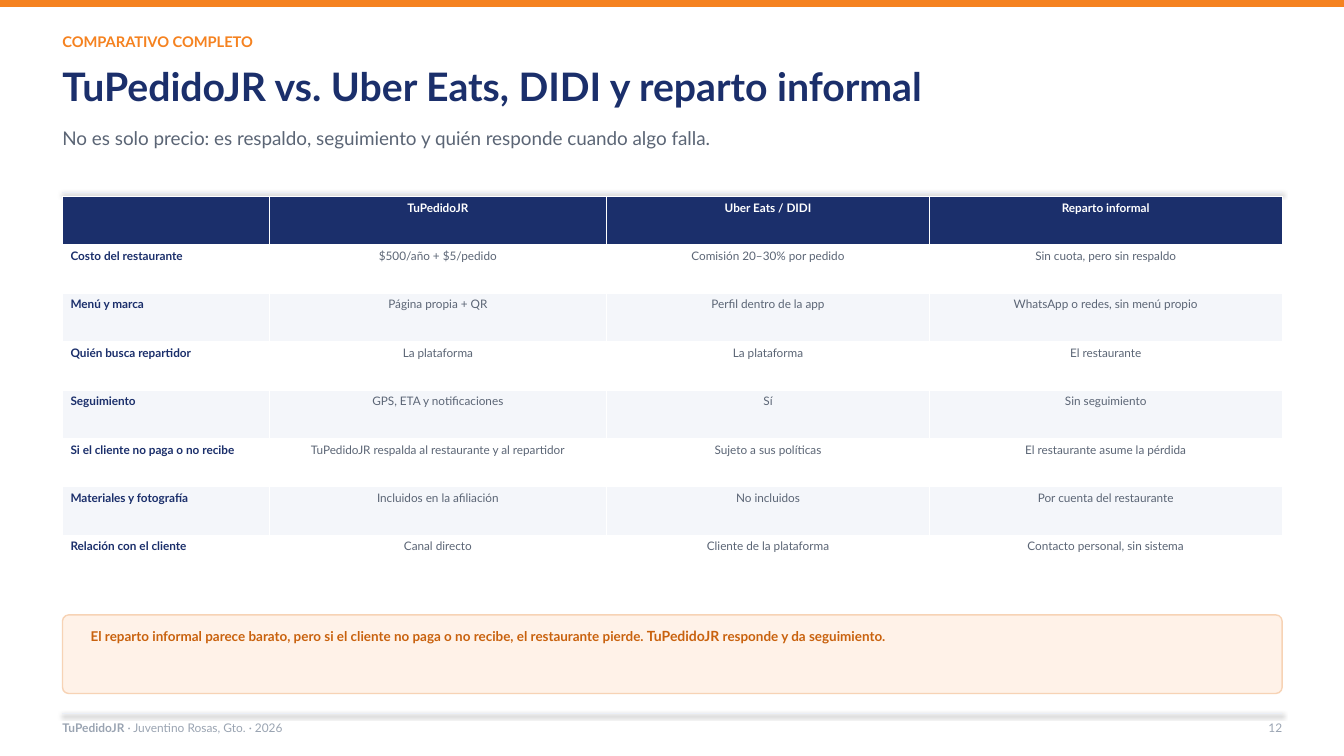
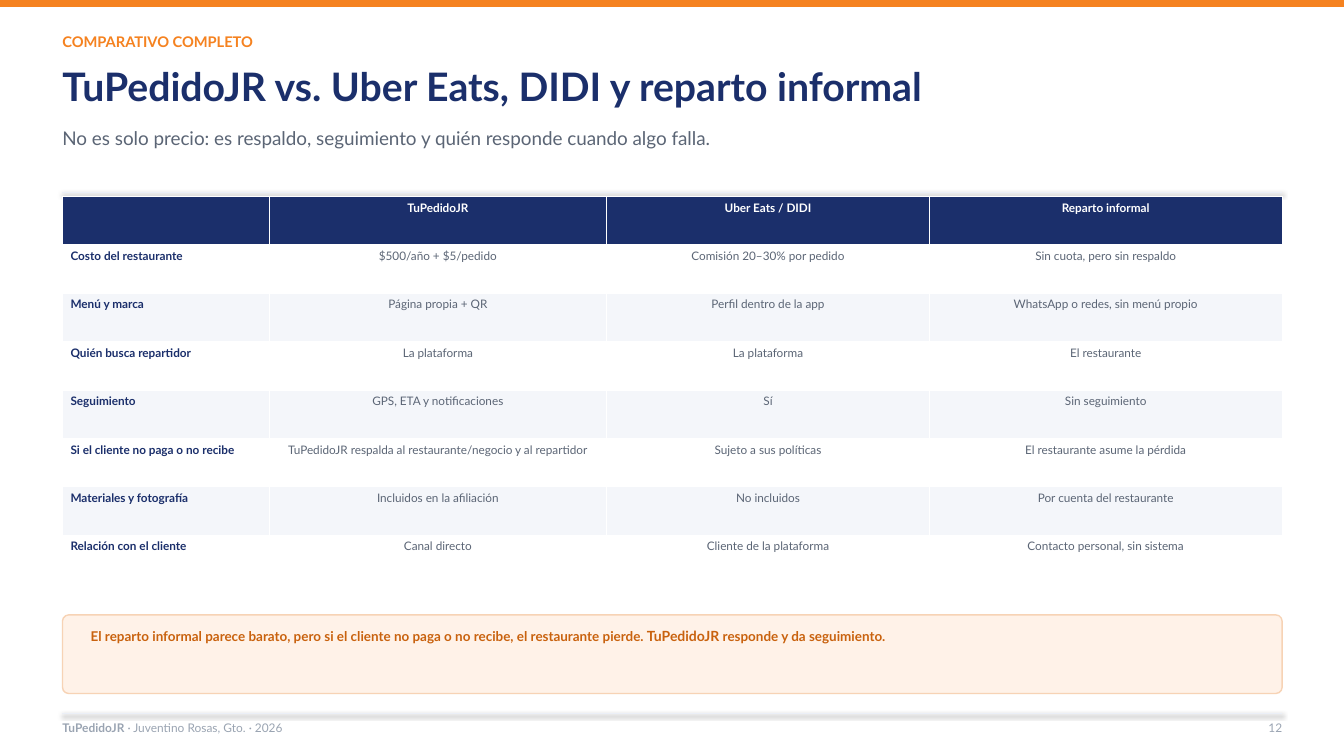
Before and after one commit to Lodoman-old/TuPedidoJR, a slide deck: slide 12 of docs/presentacion/TuPedidoJR_Restaurantes_2026.pptx. Drawn at 1344x756 pixels with LibreOffice and Linux fonts; fonts in the diff are those of the drawing. Boxes give left, top, right and bottom in pixels: in the first picture for what was removed or moved away, otherwise in the second. Text is boxed around its words. In the diff, an @@ line names an element or a change of style, - is before the commit and + after.

Commit message:
Agrega motomandado de negocio a las presentaciones

```diff
--- a/docs/presentacion/TuPedidoJR_Restaurantes_2026.pptx
+++ b/docs/presentacion/TuPedidoJR_Restaurantes_2026.pptx
@@ table at (63, 197, 1282, 584) @@
-row 6, column 2: TuPedidoJR respalda al restaurante y al repartidor
+row 6, column 2: TuPedidoJR respalda al restaurante/negocio y al repartidor
```
Also in this commit, not shown: 7 other slides changed, 1 slide added, 7 other files.
